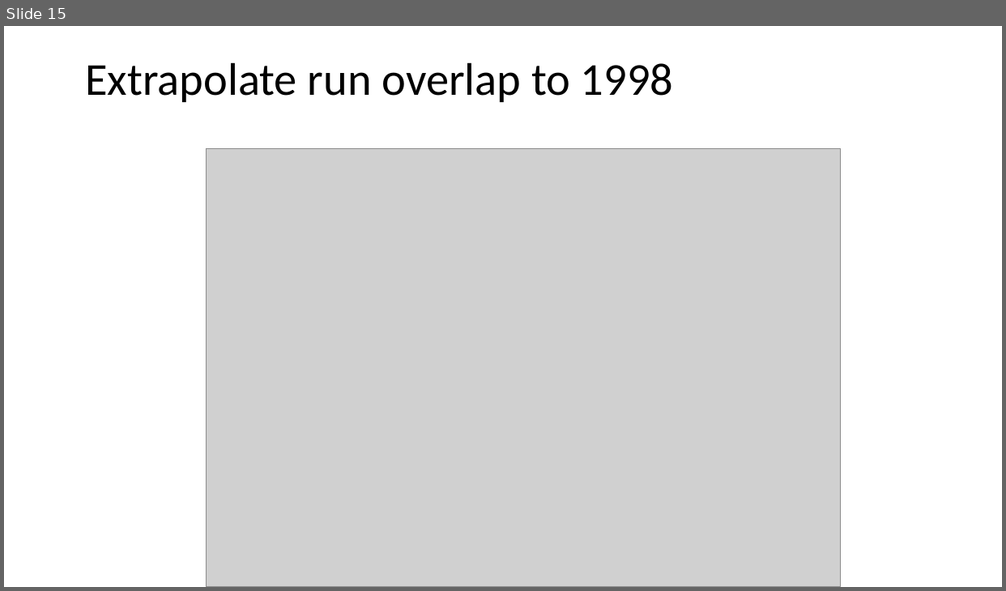
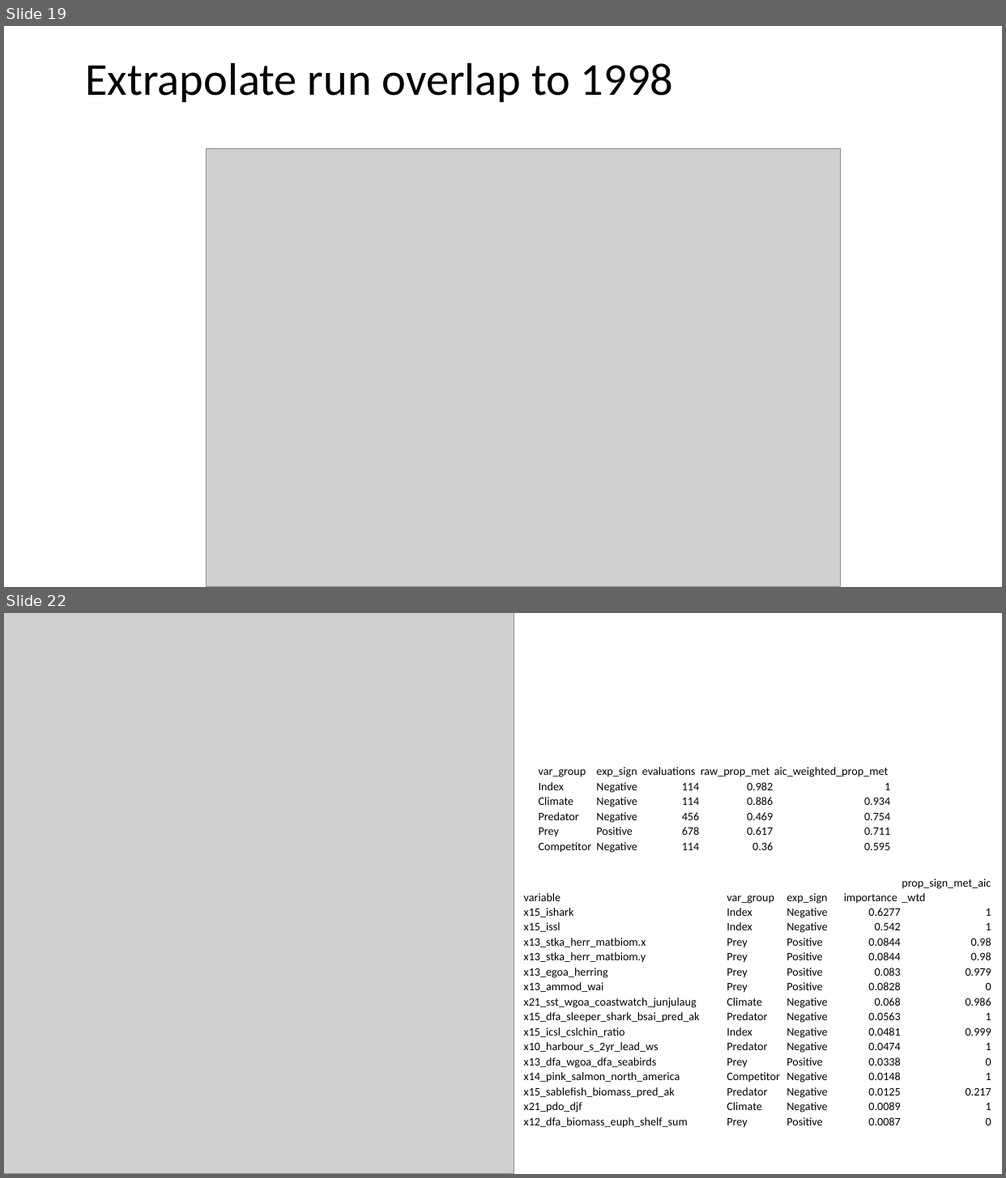
Before and after one commit to LisaCrozier-NOAA/SEM-DFO-LisaXP, a slide deck: presentations/Project update 08072026 predator indices.pptx. Shown one above the other, each under a label of ours: slide 15 before the commit, slides 19 and 22 after it; the slides between them are not shown. The pictures are 1006x591 and 1006x1178 pixels, drawn with LibreOffice and Linux fonts; fonts in the diff are those of the drawing; grey boxes stand for pictures. Boxes give left, top, right and bottom in pixels: in the first picture for what was removed or moved away, otherwise in the second. Text is boxed around its words. In the diff, an @@ line names an element or a change of style, - is before the commit and + after.

Commit message:
issl and ishark presentation files 08072026

```diff
--- a/presentations/Project update 08072026 predator indices.pptx
+++ b/presentations/Project update 08072026 predator indices.pptx
@@ slide 22 added at (4,613,1002,1174), background #FFFFFF @@
@@ picture added at (4,613,514,1174) @@
@@ table added at (538,764,892,856), 6 rows, 5 columns @@
+var_group | exp_sign | evaluations | raw_prop_met | aic_weighted_prop_met
+Index | Negative | 114 | 0.982 | 1
+Climate | Negative | 114 | 0.886 | 0.934
+Predator | Negative | 456 | 0.469 | 0.754
+Prey | Positive | 678 | 0.617 | 0.711
+Competitor | Negative | 114 | 0.36 | 0.595
@@ table added at (523,875,992,1131), 16 rows, 5 columns @@
+variable | var_group | exp_sign | importance | prop_sign_met_aic_wtd
+x15_ishark | Index | Negative | 0.6277 | 1
+x15_issl | Index | Negative | 0.542 | 1
+x13_stka_herr_matbiom.x | Prey | Positive | 0.0844 | 0.98
+x13_stka_herr_matbiom.y | Prey | Positive | 0.0844 | 0.98
+x13_egoa_herring | Prey | Positive | 0.083 | 0.979
+x13_ammod_wai | Prey | Positive | 0.0828 | 0
+x21_sst_wgoa_coastwatch_junjulaug | Climate | Negative | 0.068 | 0.986
+x15_dfa_sleeper_shark_bsai_pred_ak | Predator | Negative | 0.0563 | 1
+x15_icsl_cslchin_ratio | Index | Negative | 0.0481 | 0.999
+x10_harbour_s_2yr_lead_ws | Predator | Negative | 0.0474 | 1
+x13_dfa_wgoa_dfa_seabirds | Prey | Positive | 0.0338 | 0
+x14_pink_salmon_north_america | Competitor | Negative | 0.0148 | 1
+x15_sablefish_biomass_pred_ak | Predator | Negative | 0.0125 | 0.217
+x21_pdo_djf | Climate | Negative | 0.0089 | 1
+x12_dfa_biomass_euph_shelf_sum | Prey | Positive | 0.0087 | 0
@@ what was slide 15 is now slide 19 @@
```
Also in this commit, not shown: 3 slides changed, 16 other slides added, 33 other files.
